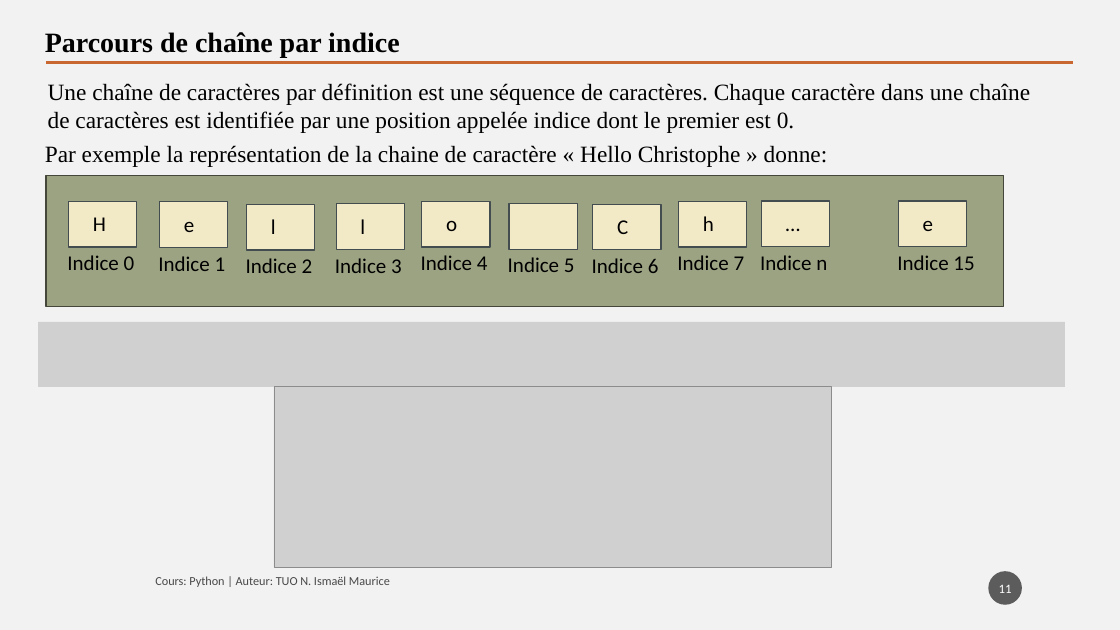
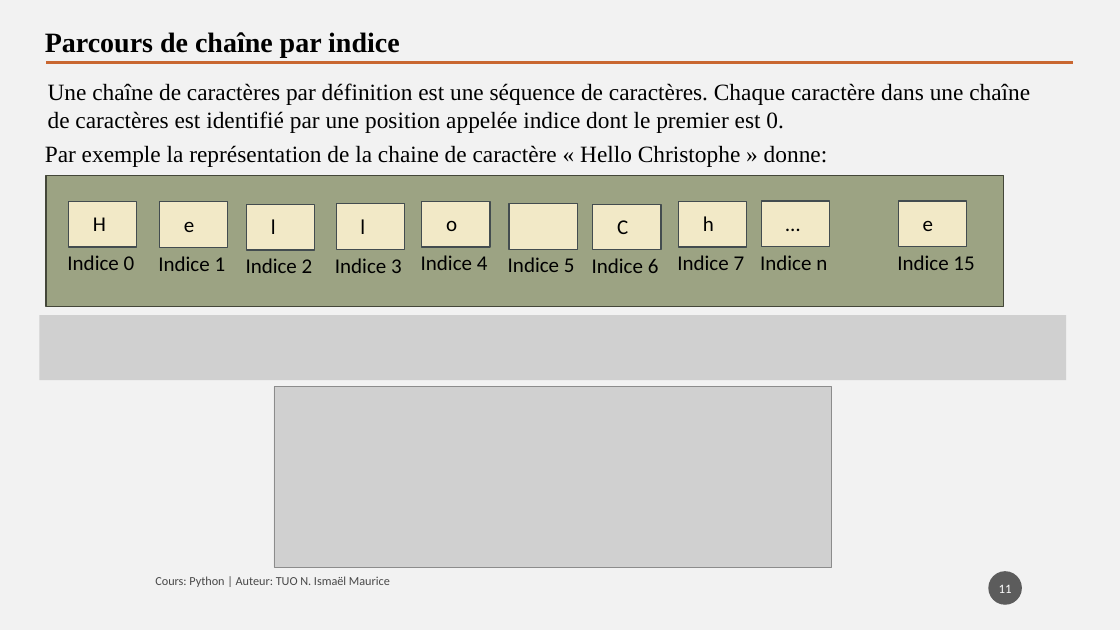
Before and after one commit to tisma95/cours-python, a slide deck: slide 11 of source/Chapitre 8 - Les chaines de caractères.pptx. Drawn at 1120x630 pixels with LibreOffice and Linux fonts; fonts in the diff are those of the drawing; grey boxes stand for pictures. Boxes give left, top, right and bottom in pixels: in the first picture for what was removed or moved away, otherwise in the second. Text is boxed around its words. In the diff, an @@ line names an element or a change of style, - is before the commit and + after.

```diff
--- a/source/Chapitre 8 - Les chaines de caractères.pptx
+++ b/source/Chapitre 8 - Les chaines de caractères.pptx
@@ text at (x1=48, y1=83, x2=1030, y2=133): text changed @@
-Une chaîne de caractères par définition est une séquence de caractères. Chaque caractère dans une chaîne de caractères est identifiée par une position appelée indice dont le premier est 0.
+Une chaîne de caractères par définition est une séquence de caractères. Chaque caractère dans une chaîne de caractères est identifié par une position appelée indice dont le premier est 0.
@@ picture moved from (x1=38, y1=322, x2=1065, y2=386) to (x1=39, y1=315, x2=1066, y2=380) @@
```
Also in this commit, not shown: 11 other slides changed, 5 slides added, 9 other files.
